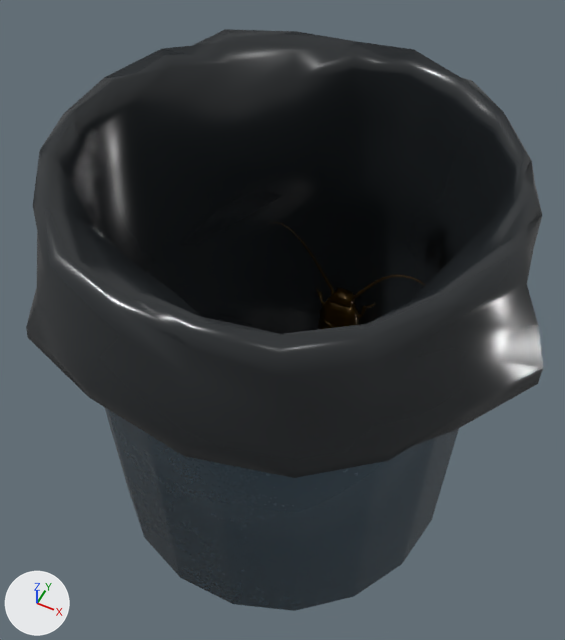
Before and after pictures for a commit that changed the glTF model src/assets/models/trash_can.glb.
One viewpoint serves both versions: a 50 mm camera at (11.8, -24.0, 44.1) aimed at (-0.5, 0.5, 13.5). The axes (+X, +Y, +Z) are drawn at lower left. The lights are the same throughout. The first picture is the older version. Where no turn or scale is listed for an object, it has been applied to the vertices.

Objects in the first picture: 'transform1', 'transform1.001'.
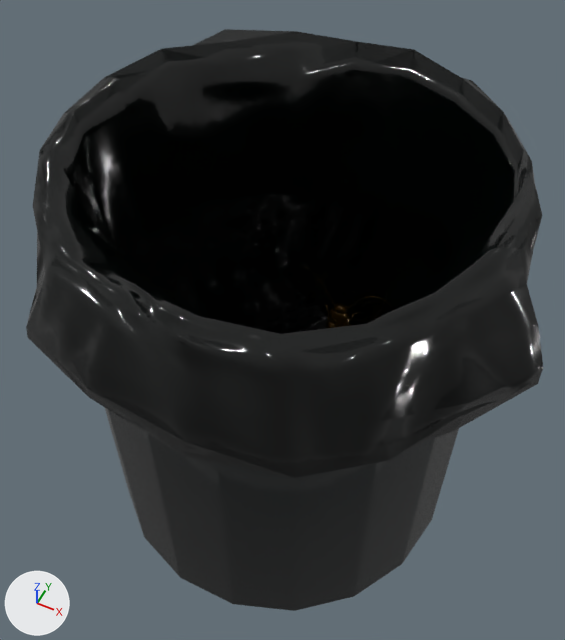
Boxes [x1, y1, x2, y2] around the edits, measured in the pictures (565 x 640 px):
'transform1', surface changed
    both: [32, 30, 543, 611]
'transform1.001', moved, rescaled (40% narrower, 40% shorter)
    before: [268, 222, 426, 330]
    after: [299, 265, 393, 329]

Edits to the bpy script that builds the scene:
```text
Add img_image_2:
    img_image_2 = load_image('Image_2', '_unpacked/Image_2', 1024, 1024, 'Non-Color')
Change mat_trashcan:
    remove # nodes: BsdfPrincipled, Math x2, OutputMaterial, SeparateColor, TexImage x2
    nodes: BsdfPrincipled, Math x2, Mix, NormalMap, OutputMaterial, SeparateColor, TexImage x3
    colours: dark green #3a4f45
    uses the picture img_image_2
Change ob_transform1_001:
    ob_transform1_001.location: (-0.0239, 0.00682, 1.786) -> (-0.0138, 2.975, 3.633)
    ob_transform1_001.scale: (30.0, 30.0, 30.0) -> (18.0, 18.0, 18.0)
```
